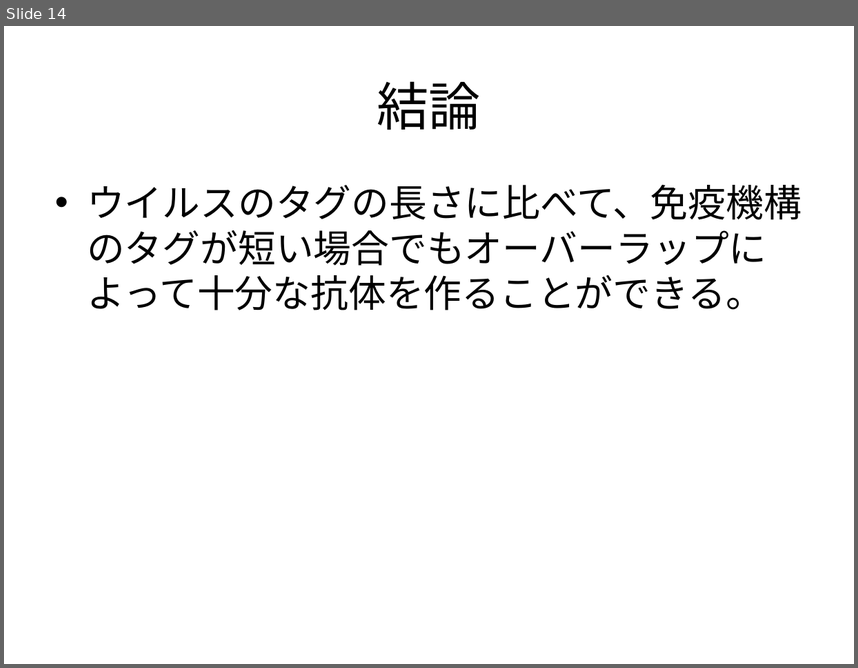
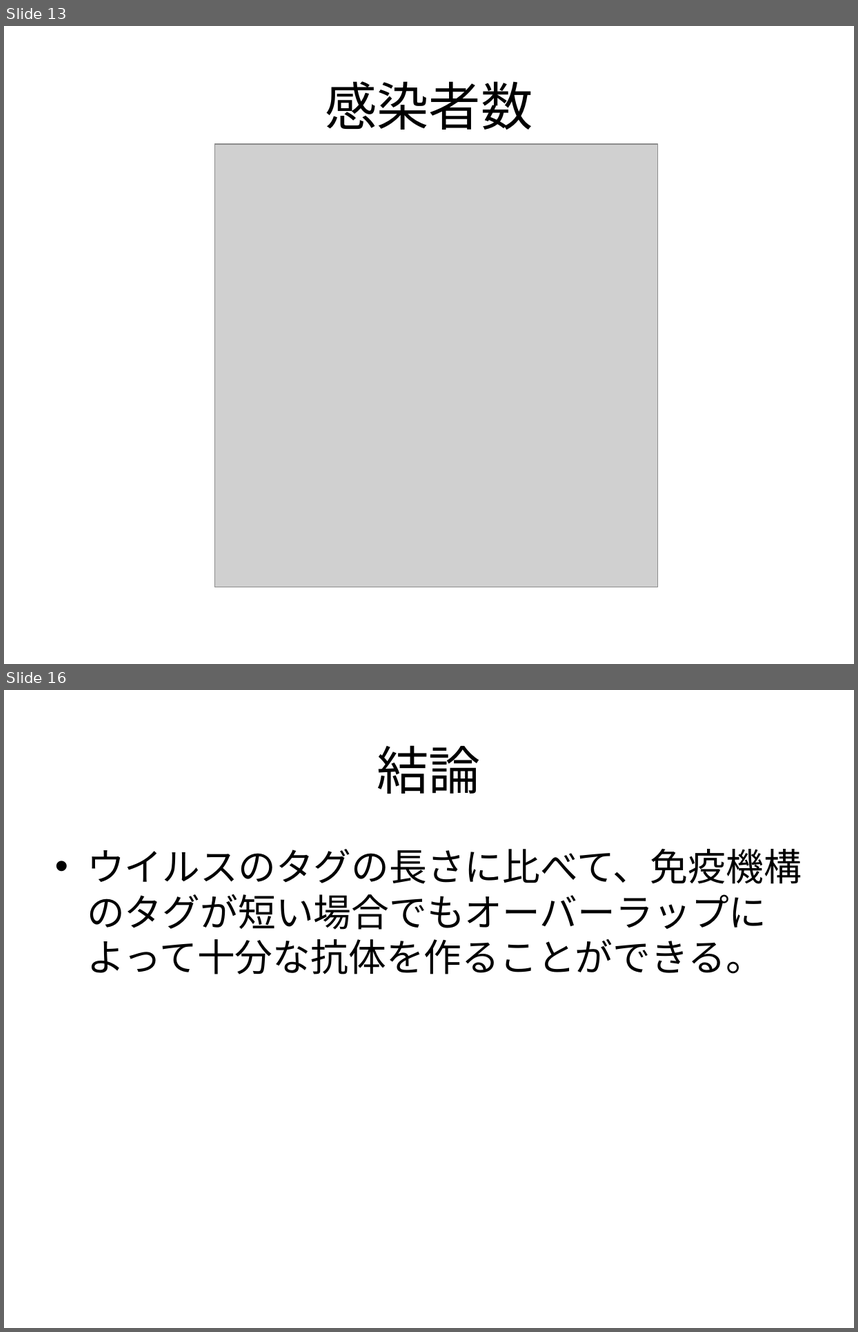
Before and after one commit to nkud/Research-BB, a slide deck: ppt/卒業研究.pptx. Shown one above the other, each under a label of ours: slide 14 before the commit, slides 13 and 16 after it; the slides between them are not shown. The pictures are 858x668 and 858x1332 pixels, drawn with LibreOffice and Linux fonts; fonts in the diff are those of the drawing; grey boxes stand for pictures. Boxes give left, top, right and bottom in pixels: in the first picture for what was removed or moved away, otherwise in the second. Text is boxed around its words. In the diff, an @@ line names an element or a change of style, - is before the commit and + after.

```diff
--- a/ppt/卒業研究.pptx
+++ b/ppt/卒業研究.pptx
@@ slide 13 added at <box>4,26,854,664</box>, background #FFFFFF @@
@@ title added at <box>325,81,533,129</box>, 44 pt, text #000000 @@
+感染者数
@@ picture added at <box>215,144,657,587</box> @@
@@ what was slide 14 is now slide 16 @@
```
Also in this commit, not shown: 4 slides changed, 2 other slides added.
